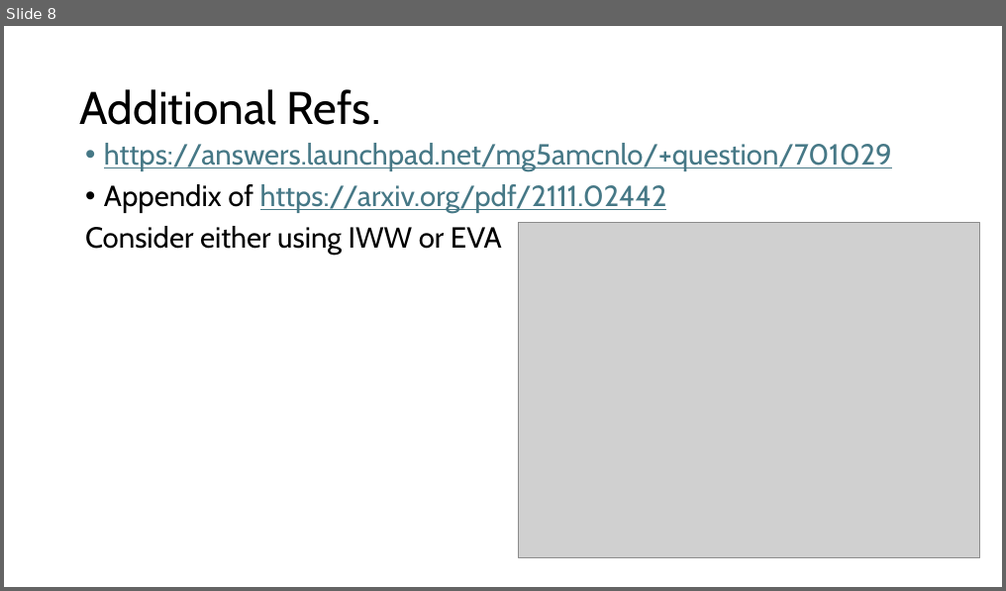
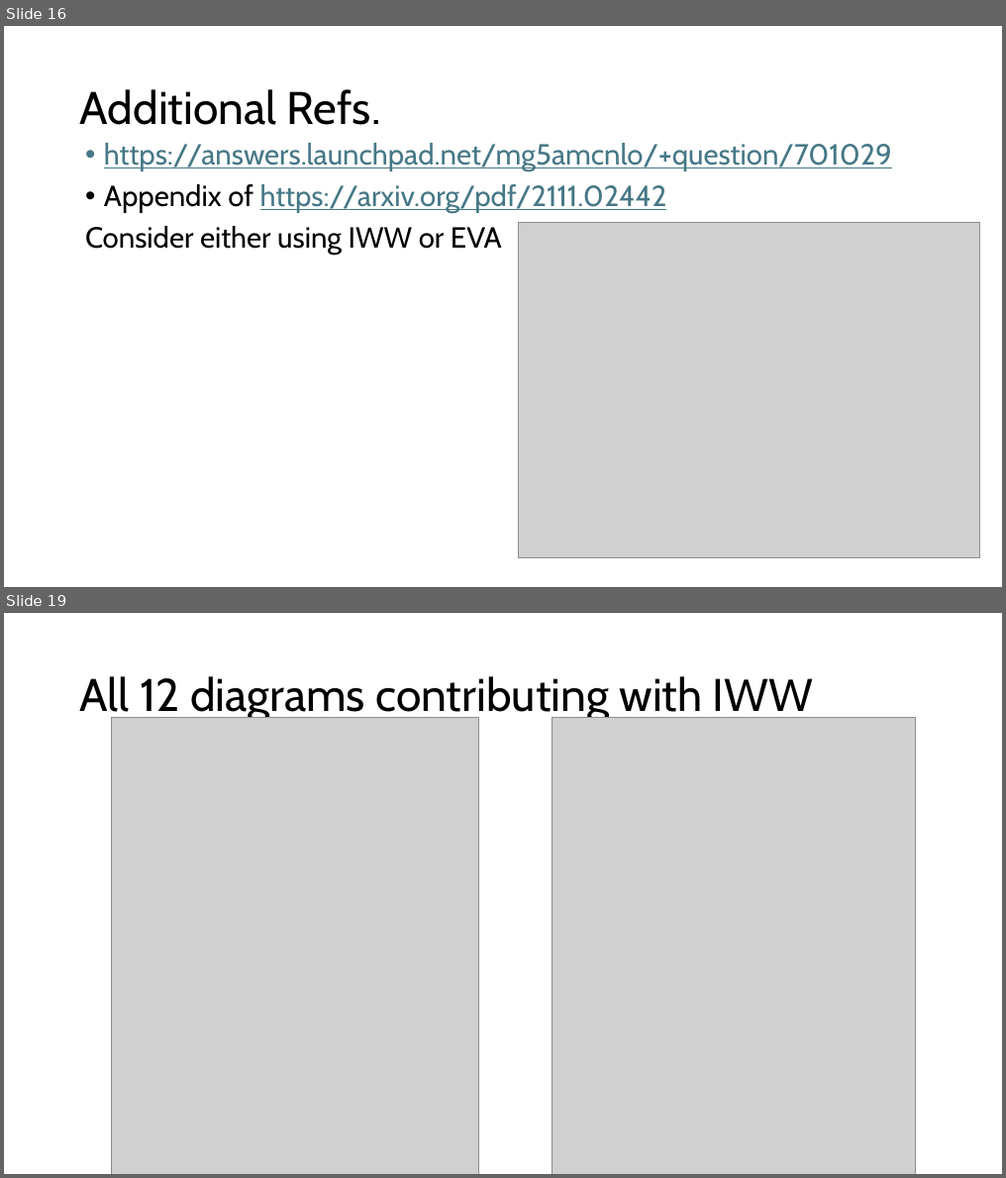
Before and after one commit to ZhenLiuPhys/AxionMuC, a slide deck: Slides/ZL_note_productions.pptx. Shown one above the other, each under a label of ours: slide 8 before the commit, slides 16 and 19 after it; the slides between them are not shown. The pictures are 1006x591 and 1006x1178 pixels, drawn with LibreOffice and Linux fonts; fonts in the diff are those of the drawing; grey boxes stand for pictures. Boxes give left, top, right and bottom in pixels: in the first picture for what was removed or moved away, otherwise in the second. Text is boxed around its words. In the diff, an @@ line names an element or a change of style, - is before the commit and + after.

```diff
--- a/Slides/ZL_note_productions.pptx
+++ b/Slides/ZL_note_productions.pptx
@@ slide 19 added at (4, 613, 1002, 1174), background #FFFFFF @@
@@ title added at (80, 676, 813, 722), 44 pt, text #000000 @@
+All 12 diagrams contributing with IWW
@@ picture added at (111, 717, 478, 1174) @@
@@ picture added at (552, 717, 915, 1174) @@
@@ what was slide 8 is now slide 16 @@
```
Also in this commit, not shown: 1 slide changed, 10 other slides added.
